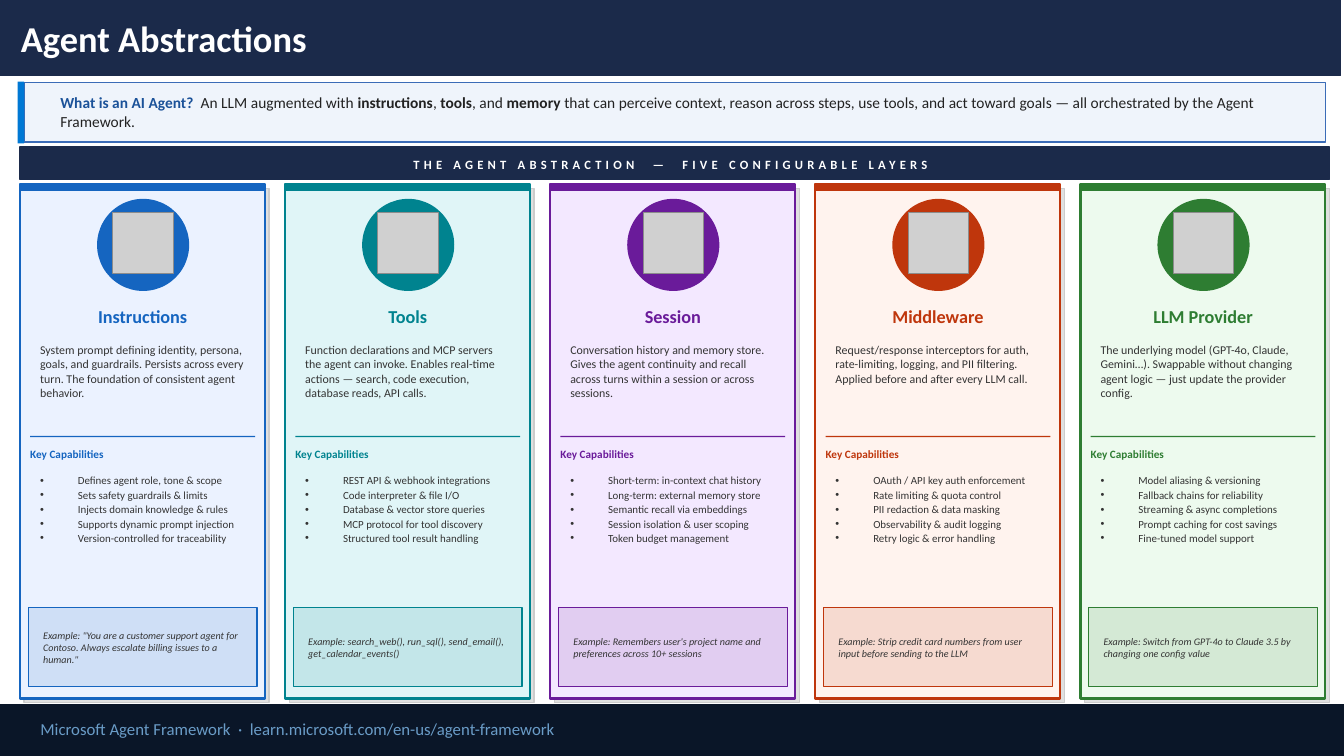
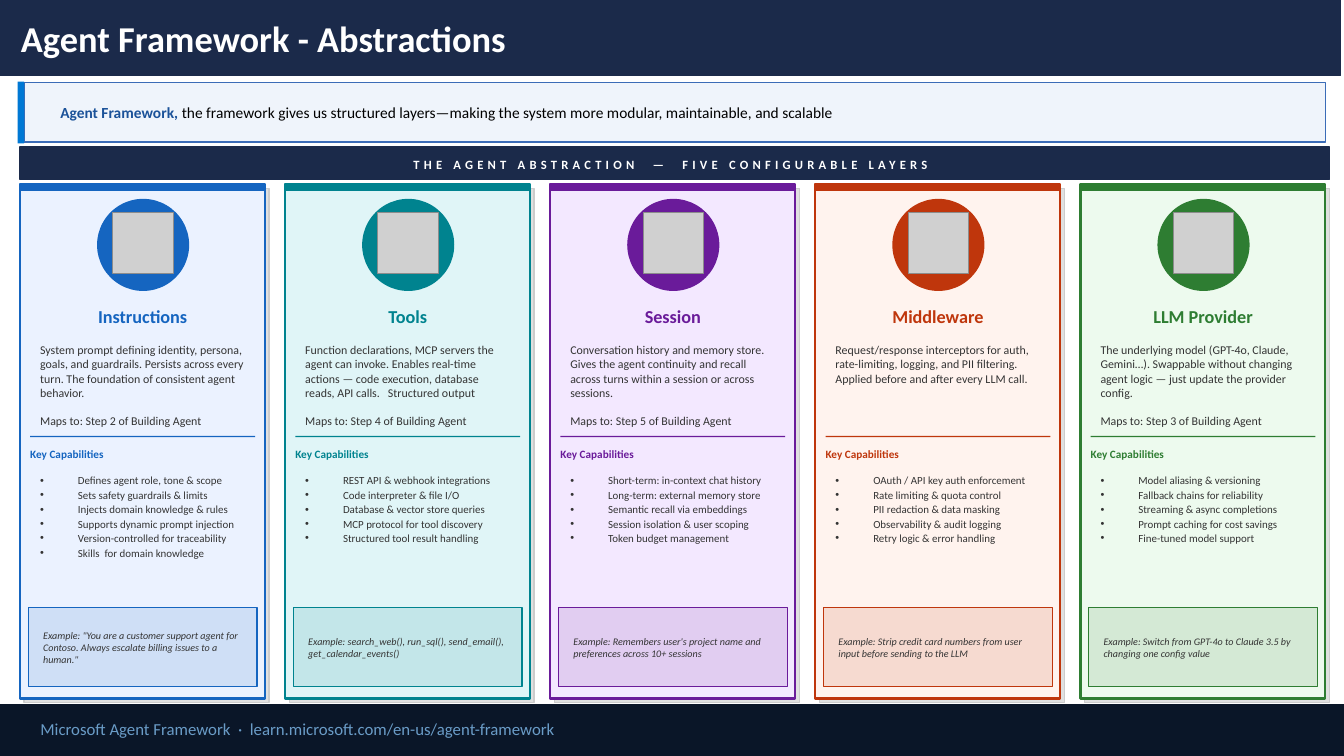
Before and after one commit to satyasyamnn/learning_agent_framework, a slide deck: slide 4 of Microsoft Agent Framework.pptx. Drawn at 1344x756 pixels with LibreOffice and Linux fonts; fonts in the diff are those of the drawing; grey boxes stand for pictures. Boxes give left, top, right and bottom in pixels: in the first picture for what was removed or moved away, otherwise in the second. Text is boxed around its words. In the diff, an @@ line names an element or a change of style, - is before the commit and + after.

```diff
--- a/Microsoft Agent Framework.pptx
+++ b/Microsoft Agent Framework.pptx
@@ text at (x1=21, y1=26, x2=505, y2=58): text changed @@
-Agent Abstractions
+Agent Framework - Abstractions
@@ text at (x1=60, y1=107, x2=832, y2=121): text changed; text colour #222222 to #000000 @@
-What is an AI Agent? An LLM augmented with instructions, tools, and memory that can perceive context, reason across steps, use tools, and act toward goals — all orchestrated by the Agent Framework.
+Agent Framework, the framework gives us structured layers—making the system more modular, maintainable, and scalable
@@ text at (x1=305, y1=345, x2=494, y2=427): text changed @@
-Function declarations and MCP servers the agent can invoke. Enables real-time actions — search, code execution, database reads, API calls.
+Function declarations, MCP servers the agent can invoke. Enables real-time actions — code execution, database reads, API calls. Structured output
+Maps to: Step 4 of Building Agent
@@ text at (x1=40, y1=417, x2=202, y2=427): paragraph added @@
+Maps to: Step 2 of Building Agent
@@ text at (x1=570, y1=416, x2=732, y2=427): paragraph added @@
+Maps to: Step 5 of Building Agent
@@ text at (x1=1101, y1=416, x2=1262, y2=427): paragraph added @@
+Maps to: Step 3 of Building Agent
@@ text at (x1=78, y1=549, x2=204, y2=559): paragraph added @@
+• Skills for domain knowledge
```
Also in this commit, not shown: 3 other slides changed, 7 slides removed, 2 other files.
